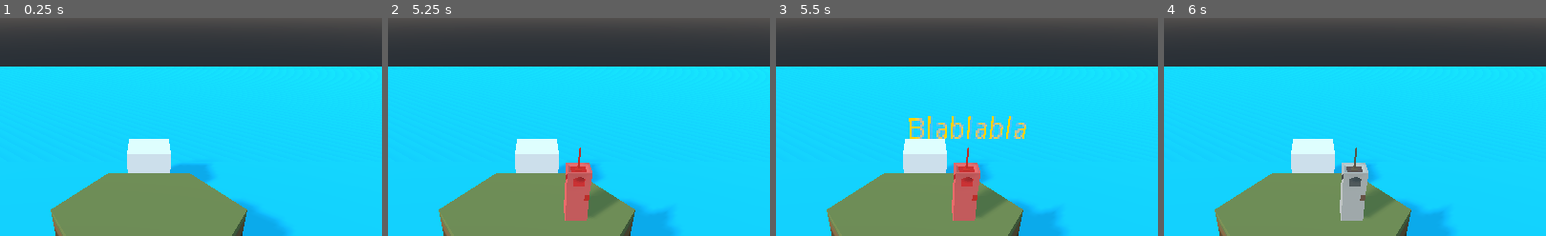
Above: before the commit, frames 1-4 (left to right).
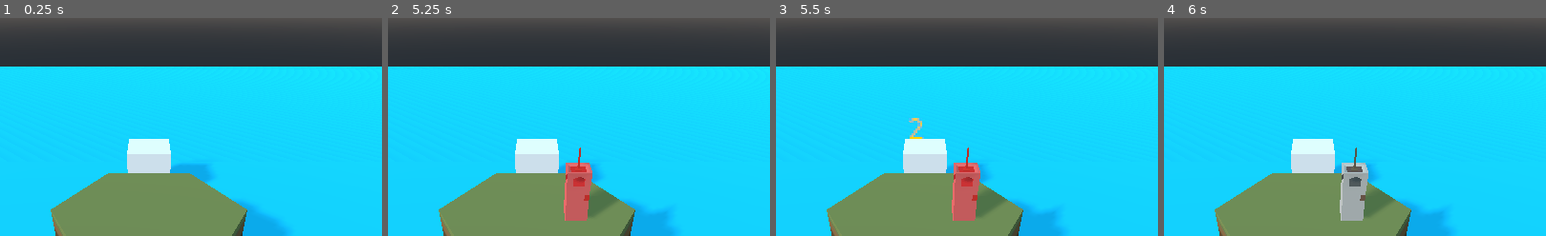
Above: after the commit, the same moments.

Repository: theludovyc/Godot_Islanders
Game: Godot game, scene res://Scene/Game.tscn
The game is run twice, just before and just after one commit, with the same random seed, the same clock (stepped at 60 frames per second) and the same inputs.
Inputs (mouse positions are % of the whole screen's width and height, from its top left):
- Up to frame 1 (0.25 s): no input
- Up to frame 2 (5.25 s): tap Enter at 0.5, 2, 3.5 s; move the mouse to (72, 44) at 0.52 s; click (72, 44) at 0.6 s; tap Space at 1.25, 2.75, 4.25 s; move the mouse to (30, 54) at 1.27 s; click (30, 54) at 1.35 s; move the mouse to (60, 27) at 2.02 s; click (60, 27) at 2.1 s; move the mouse to (45, 69) at 2.77 s; click (45, 69) at 2.85 s; move the mouse to (80, 64) at 3.52 s; click (80, 64) at 3.6 s; move the mouse to (20, 34) at 4.27 s; click (20, 34) at 4.35 s; move the mouse to (55, 49) at 5.02 s; click (55, 49) at 5.1 s
- Up to frame 3 (5.5 s): no input
- Up to frame 4 (6 s): move the mouse to (35, 24) at 5.77 s; click (35, 24) at 5.85 s
The pictures show only the part of the screen within x 30-80%, y 4-54%; the shares and areas given below are measured in that part.

Frames 1-2 are identical in both runs. In frame 3, 1.6% of the frame differs, in the area x 34-66%, y 44-56%; in frame 4, nothing differs.

Commit message:
bonus

Diff:
--- a/Scene/Selection.tscn
+++ b/Scene/Selection.tscn
@@ -9,6 +9,8 @@
 
 [sub_resource type="ViewportTexture" id=2]
 viewport_path = NodePath("Viewport")
+
+[sub_resource type="SphereShape" id=3]
 
 [node name="Selection" type="Area"]
 collision_layer = 2
@@ -39,5 +41,16 @@
 text = "Blablabla
 "
 
+[node name="Radar" type="Area" parent="."]
+collision_layer = 0
+collision_mask = 2
+input_ray_pickable = false
+monitorable = false
+
+[node name="CollisionShape" type="CollisionShape" parent="Radar"]
+shape = SubResource( 3 )
+
 [connection signal="area_entered" from="." to="." method="_on_area_entered"]
 [connection signal="area_exited" from="." to="." method="_on_Building_area_exited"]
+[connection signal="area_entered" from="Radar" to="." method="_on_Radar_area_entered"]
+[connection signal="area_exited" from="Radar" to="." method="_on_Radar_area_exited"]
--- a/Script/Selection.gd
+++ b/Script/Selection.gd
@@ -4,9 +4,13 @@
 var mat_selec_red = preload("res://Art/Material/Selection_Red.tres")
 var Building = preload("res://Scene/Building.tscn")
 
+var isRed := false
+
+var bonus:int
+
 onready var mesh = $Mesh
-
-var isRed := false
+onready var label = $Viewport/Label
+onready var radar = $Radar
 
 # Called when the node enters the scene tree for the first time.
 func _ready():
@@ -26,9 +30,18 @@
 	isRed = true
 	pass # Replace with function body.
 
-
 func _on_Building_area_exited(area):
 	if get_overlapping_areas().empty():
 		isRed = false
 		mesh.set_surface_material(0, mat_selec)
 	pass # Replace with function body.
+
+func _on_Radar_area_entered(area):
+	bonus = radar.get_overlapping_areas().size()
+	label.text = str(bonus)
+	pass # Replace with function body.
+
+func _on_Radar_area_exited(area):
+	bonus = radar.get_overlapping_areas().size()
+	label.text = str(bonus)
+	pass # Replace with function body.
Not shown: 1 places in Scene/Selection.tscn that only renumber resources
